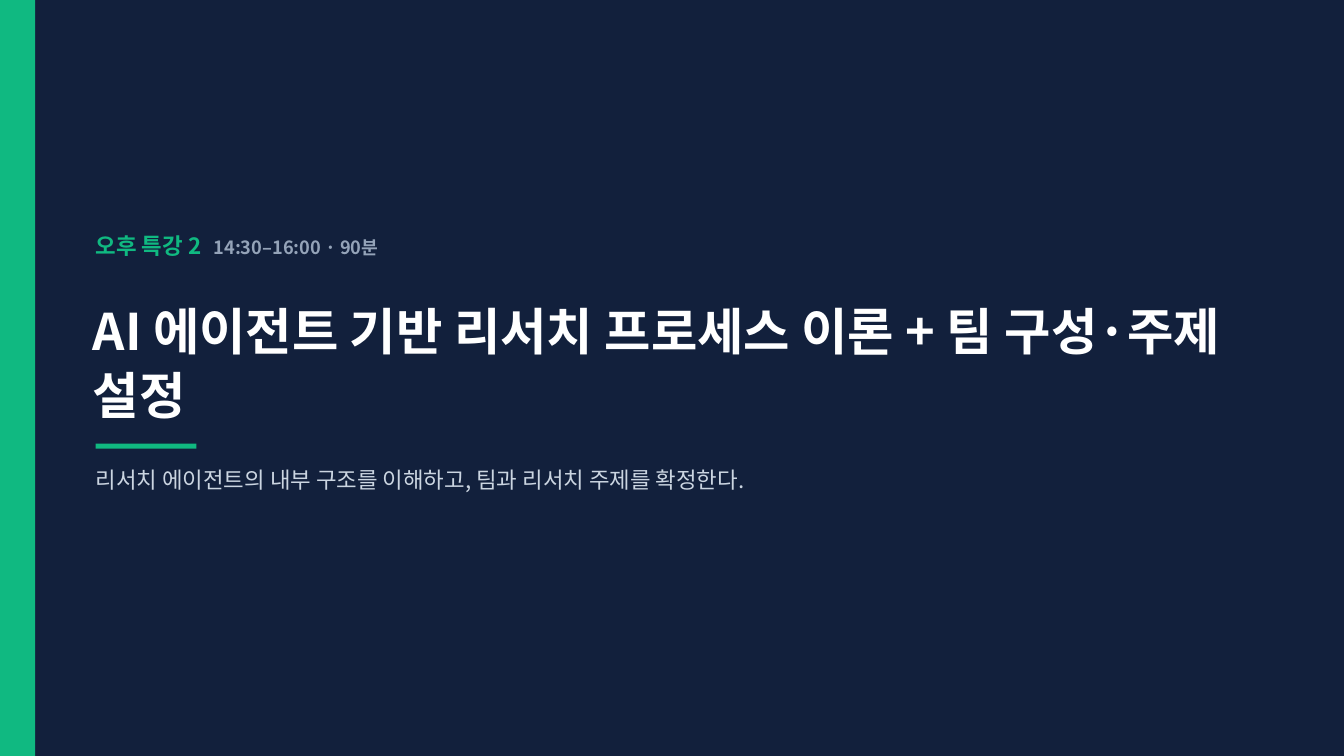
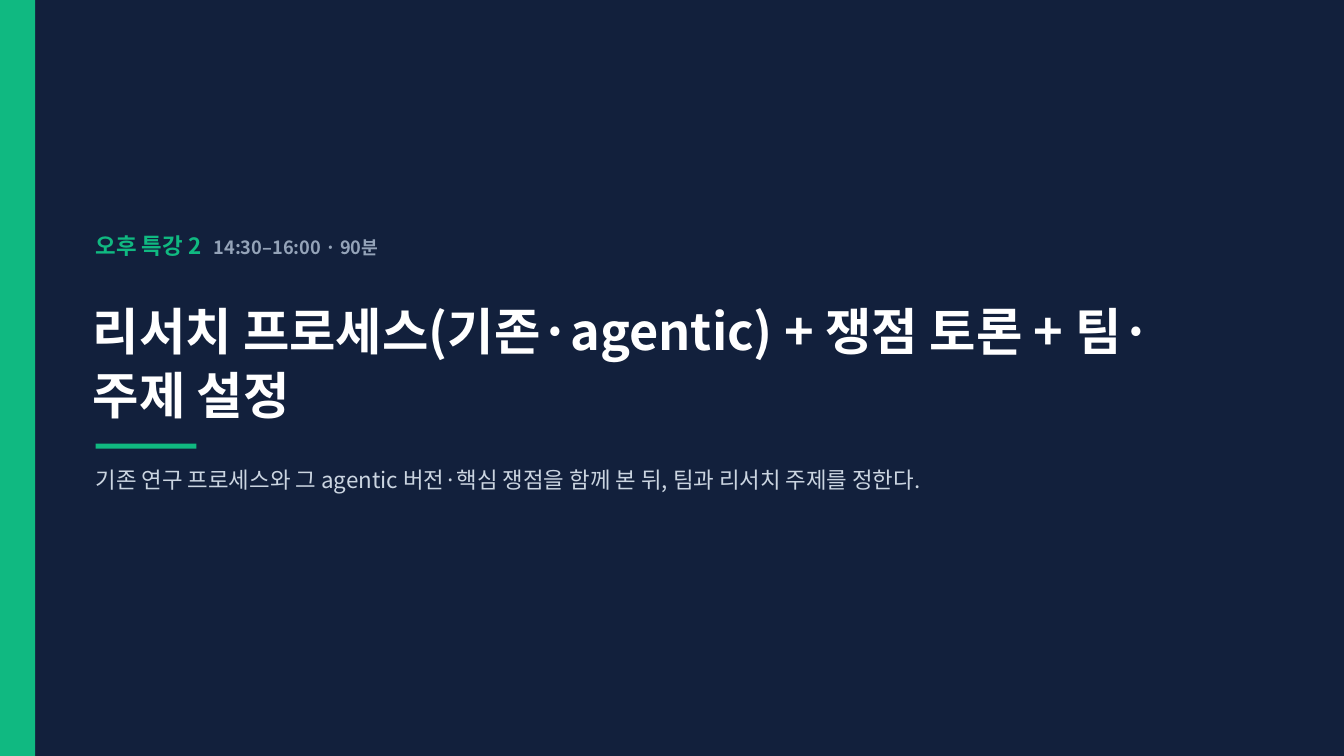
Before and after one commit to jyshin-22/wku-ai-agent-program, a slide deck: slide 16 of slides/day3.pptx. Drawn at 1344x756 pixels with LibreOffice and Linux fonts; fonts in the diff are those of the drawing. Boxes give left, top, right and bottom in pixels: in the first picture for what was removed or moved away, otherwise in the second. Text is boxed around its words. In the diff, an @@ line names an element or a change of style, - is before the commit and + after.

```diff
--- a/slides/day3.pptx
+++ b/slides/day3.pptx
@@ text at (93, 307, 1151, 419): text changed @@
-AI 에이전트 기반 리서치 프로세스 이론 + 팀 구성·주제 설정
+리서치 프로세스(기존·agentic) + 쟁점 토론 + 팀·주제 설정
@@ text at (96, 469, 920, 494): text changed @@
-리서치 에이전트의 내부 구조를 이해하고, 팀과 리서치 주제를 확정한다.
+기존 연구 프로세스와 그 agentic 버전·핵심 쟁점을 함께 본 뒤, 팀과 리서치 주제를 정한다.
```
Also in this commit, not shown: 10 other slides changed, 1 slide added, 4 slides removed, 12 other files.
